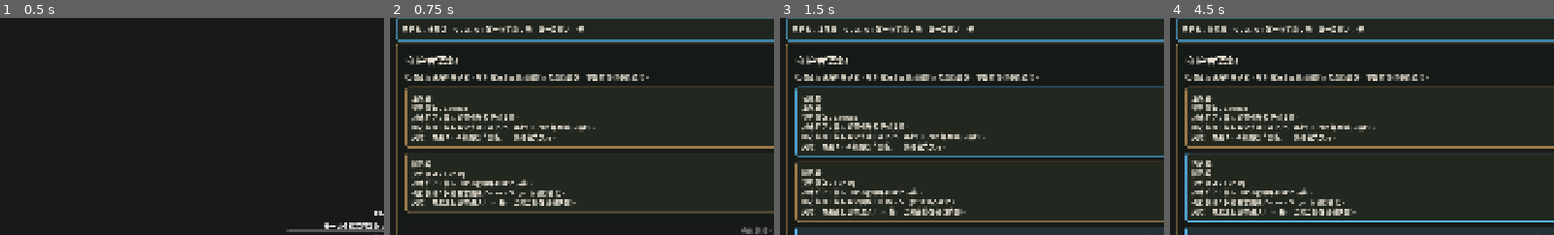
Above: before the commit, frames 1-4 (left to right).
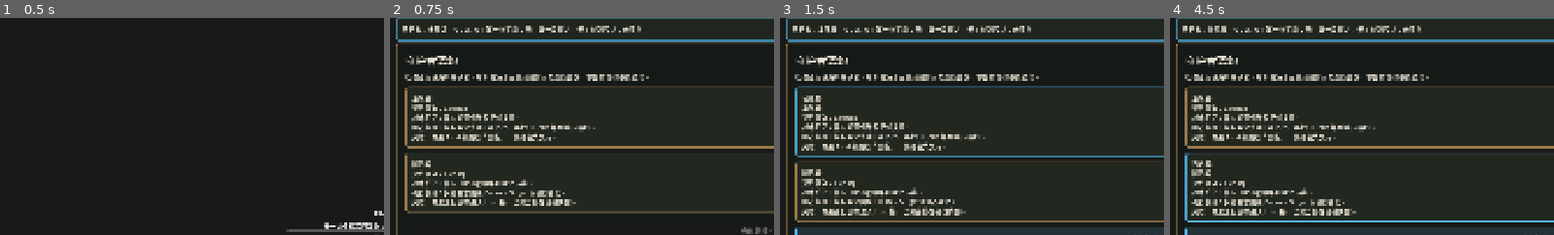
Above: after the commit, the same moments.

Repository: moxxxYc/planB
Game: Godot game, scene res://scenes/ui/main_menu.tscn
Two runs of this game, one before a commit and one after it. Both use one fixed random seed, a clock stepped at 60 frames per second and the inputs below.
Inputs:
- Up to frame 1 (0.5 s): no input
- Up to frame 2 (0.75 s): click "开始新短局" at 0.5 s
- Up to frame 3 (1.5 s): click "巢脉母 契约倾向：Launch 战术防守：偏向前置供给和路…" at 1.25 s
- Up to frame 4 (4.5 s): click "已选择 巢脉母 契约倾向：Launch 战术防守：偏向前置…" at 2 s; click "已选择 巢脉母 契约倾向：Launch 战术防守：偏向前置…" at 2.75 s; click "已选择 巢脉母 契约倾向：Launch 战术防守：偏向前置…" at 3.5 s; click "酸冠母 契约倾向：Tuning 战术防守：偏向 Tunin…" at 4.25 s
The pictures show only the part of the screen within x 0-50%, y 2-52%; the shares and areas given below are measured in that part.

Frame 1 is identical in both runs. In frame 2, 0.3% of the frame differs, in the area x 51-66%, y 3-7%; in frame 3, 0.3%; in frame 4, 0.3%.

Commit message:
feat: connect m3 counters to shop and run telemetry

Diff:
--- a/godot/scripts/model/run/run_session_model.gd
+++ b/godot/scripts/model/run/run_session_model.gd
@@ -23,6 +23,8 @@
 var battle_three_rest_count: int = 0
 var last_battle: String = ""
 var last_battle_result: String = ""
+var planned_counter_id: String = ""
+var counter_record: Dictionary = {}
 var result_record: Dictionary = {}
 
 func select_guardian(guardian_id: String) -> void:
@@ -78,6 +80,12 @@
 
 	reward_one_id = reward_id
 	current_node_id = NODE_BATTLE_2
+
+func set_planned_counter(counter_id: String) -> void:
+	planned_counter_id = counter_id
+
+func set_counter_record(record: Dictionary) -> void:
+	counter_record = record.duplicate(true)
 
 func buy_shop_item(modifier_id: String, cost: int) -> bool:
 	if current_node_id != NODE_SHOP_1:
@@ -159,3 +167,5 @@
 		"last_battle": last_battle,
 		"battle_result": last_battle_result,
 	}
+	for key: String in counter_record.keys():
+		result_record["counter1.%s" % key] = counter_record[key]
--- a/godot/scripts/run/battle_one_vertical.gd
+++ b/godot/scripts/run/battle_one_vertical.gd
@@ -27,6 +27,7 @@
 var counter_definition: Resource = null
 var counter_effect_applied: bool = false
 var no_deploy_timer: float = 0.0
+var last_deploy_elapsed: float = 0.0
 var stagger_warning_timer: float = 0.0
 var pool_polluter_insert_timer: float = 0.0
 var active_counter_record: Dictionary = {}
@@ -159,7 +160,9 @@
 
 	var entry: Dictionary = machine.pop_queue_entry()
 	lanes.apply_player_deploy(deploy.current_lane, entry)
-	no_deploy_timer = 0.0
+	if deploy.current_lane == "Left":
+		no_deploy_timer = 0.0
+		last_deploy_elapsed = elapsed
 	bridge_transfer_timer = BRIDGE_TRANSFER_DWELL_SECONDS
 	bridge_view.show_deploy_transfer(deploy.current_lane, entry)
 
@@ -200,6 +203,7 @@
 	counter_definition = null
 	counter_effect_applied = false
 	no_deploy_timer = 0.0
+	last_deploy_elapsed = 0.0
 	stagger_warning_timer = 0.0
 	pool_polluter_insert_timer = 0.0
 	active_counter_record = {}
@@ -254,7 +258,7 @@
 		return
 	if int(counter_state.get("trigger_count")) >= 2:
 		return
-	no_deploy_timer += delta
+	no_deploy_timer = maxf(0.0, elapsed - last_deploy_elapsed)
 	if no_deploy_timer >= 3.0 and stagger_warning_timer <= 0.0:
 		stagger_warning_timer = 3.0
 		lanes.set_lane_danger("Left", 2, "Stagger Punisher 队列空档预警")
@@ -265,6 +269,7 @@
 			counter_state.set("visible_effect", "Raider 因 Queue 空档出现")
 			counter_state.set("trigger_count", int(counter_state.get("trigger_count")) + 1)
 			no_deploy_timer = 0.0
+			last_deploy_elapsed = elapsed
 
 func _counter_definition_id() -> String:
 	if counter_definition == null:
--- a/godot/scripts/run/mvp_run_session.gd
+++ b/godot/scripts/run/mvp_run_session.gd
@@ -21,6 +21,7 @@
 var counter_defs: Dictionary = {}
 var next_counter_override: String = ""
 var planned_counter_id: String = ""
+var visible_shop_item_ids: Array[String] = []
 var hud_view = null
 var active_battle: BattleOneVertical = null
 var active_result_view = null
@@ -86,6 +87,7 @@
 		push_error("Unknown Reward 1 modifier: %s" % modifier_id)
 		return
 	session.choose_reward_one(modifier_id)
+	_ensure_planned_counter()
 	_render_current_node()
 
 func get_reward_one_id() -> String:
@@ -152,6 +154,8 @@
 		return
 	next_counter_override = counter_id
 	planned_counter_id = counter_id
+	visible_shop_item_ids = []
+	session.set_planned_counter(counter_id)
 
 func get_counter_scout_text() -> String:
 	_ensure_catalogs()
@@ -160,6 +164,36 @@
 	if definition == null:
 		return "反制侦测：暂无"
 	return String(definition.call("to_scout_text"))
+
+func get_visible_shop_item_ids() -> Array[String]:
+	_ensure_visible_shop_item_ids()
+	return visible_shop_item_ids.duplicate()
+
+func get_counter_record() -> Dictionary:
+	if active_battle != null and active_battle.has_method("get_active_counter_record"):
+		var active_record: Dictionary = active_battle.call("get_active_counter_record") as Dictionary
+		if not active_record.is_empty():
+			return active_record.duplicate(true)
+	return session.counter_record.duplicate(true)
+
+func get_active_counter_banner_text() -> String:
+	if active_battle != null and active_battle.has_method("get_active_counter_banner_text"):
+		return String(active_battle.call("get_active_counter_banner_text"))
+	return "反制：无"
+
+func get_active_machine_log_text() -> String:
+	if active_battle != null and active_battle.has_method("get_active_machine_log_text"):
+		return String(active_battle.call("get_active_machine_log_text"))
+	return ""
+
+func get_lane_button_text(lane: String) -> String:
+	if active_battle != null and active_battle.has_method("get_lane_button_text"):
+		return String(active_battle.call("get_lane_button_text", lane))
+	return ""
+
+func advance_active_battle_for_verifier(seconds: float) -> void:
+	if active_battle != null and active_battle.has_method("advance_for_verifier"):
+		active_battle.call("advance_for_verifier", seconds)
 
 func get_result_summary_text() -> String:
 	if active_result_view != null:
@@ -215,7 +249,12 @@
 	view.shop_item_bought.connect(_on_shop_item_bought)
 	view.rest_bought.connect(_on_rest_bought)
 	view.confirmed.connect(_on_shop_rest_confirmed)
-	view.render(shop_defs, session, p_hide_shop)
+	var visible_ids: Array[String] = []
+	var scout_text: String = ""
+	if not p_hide_shop:
+		visible_ids = get_visible_shop_item_ids()
+		scout_text = get_counter_scout_text()
+	view.render(shop_defs, session, p_hide_shop, visible_ids, scout_text)
 
 func _show_result() -> void:
 	var view = RunResultViewScript.new()
@@ -264,6 +303,10 @@
 	if not _is_battle_node(session.current_node_id):
 		push_error("Cannot complete non-battle run node: %s" % session.current_node_id)
 		return
+	if active_battle != null and active_battle.has_method("get_active_counter_record"):
+		var record: Dictionary = active_battle.call("get_active_counter_record") as Dictionary
+		if not record.is_empty():
+			session.set_counter_record(record)
 	session.complete_battle(battle_result)
 	_render_current_node()
 
@@ -449,6 +492,28 @@
 			"补洞",
 			4,
 			"Queue 空档有补强读法，让部署节奏更容易被看懂。"
+		),
+		"junk_sieve": _make_modifier(
+			"junk_sieve",
+			"Junk Sieve",
+			ModifierDefinition.SourceType.SHOP,
+			"Launch",
+			"Launch.Pool.junk_filter",
+			"过滤 Pool 头部 Junk",
+			"补洞",
+			4,
+			"回应 Pool 污染：Junk 发射前被筛掉，减少无效结算。"
+		),
+		"muster_pair": _make_modifier(
+			"muster_pair",
+			"Muster Pair",
+			ModifierDefinition.SourceType.SHOP,
+			"Unit",
+			"Unit.Queue.same_slot_pair",
+			"同槽成对出兵",
+			"转向",
+			5,
+			"让 Unit 轴从单个队列条目转向成对释放。"
 		),
 	}
 
@@ -542,12 +607,39 @@
 	return definition
 
 func _ensure_planned_counter() -> void:
-	if not planned_counter_id.is_empty() and counter_defs.has(planned_counter_id):
-		return
+	if not planned_counter_id.is_empty():
+		if counter_defs.has(planned_counter_id):
+			session.set_planned_counter(planned_counter_id)
+			return
+		planned_counter_id = ""
 	if not next_counter_override.is_empty() and counter_defs.has(next_counter_override):
 		planned_counter_id = next_counter_override
-		return
-	planned_counter_id = "pool_polluter"
+	elif session.reward_one_id == "pool_pocket":
+		planned_counter_id = "pool_polluter"
+	elif session.reward_one_id == "slot_primer":
+		planned_counter_id = "stagger_punisher"
+	else:
+		planned_counter_id = "echo_breaker"
+	session.set_planned_counter(planned_counter_id)
+
+func _ensure_visible_shop_item_ids() -> void:
+	if not visible_shop_item_ids.is_empty():
+		return
+	_ensure_planned_counter()
+	var ids: Array[String] = []
+	var counter: Resource = counter_defs.get(planned_counter_id, null) as Resource
+	if counter != null:
+		var patch_ids: Array = counter.get("patch_ids") as Array
+		for patch_id_variant: Variant in patch_ids:
+			var patch_id: String = String(patch_id_variant)
+			if shop_defs.has(patch_id) and not ids.has(patch_id):
+				ids.append(patch_id)
+	for fallback_id: String in ["front_recycle", "surge_buffer", "queue_brace", "muster_pair", "junk_sieve"]:
+		if ids.size() >= 3:
+			break
+		if shop_defs.has(fallback_id) and not ids.has(fallback_id):
+			ids.append(fallback_id)
+	visible_shop_item_ids = ids.slice(0, 3)
 
 func _selected_modifier_marker_text() -> String:
 	var markers := PackedStringArray()
@@ -564,11 +656,22 @@
 	return "本局机器修正：%s" % ", ".join(markers)
 
 func _battle_modifier_payload() -> Dictionary:
-	return {
+	var payload: Dictionary = {
 		"slot_primer": {
 			"slot_id": 1,
 		},
 	}
+	if not session.reward_one_id.is_empty():
+		_ensure_planned_counter()
+	if not planned_counter_id.is_empty() and counter_defs.has(planned_counter_id):
+		payload["counter_definition"] = counter_defs[planned_counter_id]
+		payload["counter_response_link"] = _counter_response_link()
+	return payload
+
+func _counter_response_link() -> String:
+	if session.shop_purchase_id.is_empty():
+		return "无"
+	return _modifier_name(session.shop_purchase_id, shop_defs)
 
 func _build_result_summary_text() -> String:
 	return "守护者：%s\n第一次奖励：%s\n第一次商店：%s\nGold：%d\n休息：第一次商店 %d 次，战斗 3 后 %d 次\n最后战斗：%s\n结果：%s\n下一步：M2 到此结束，等待后续里程碑确认。" % [
--- a/godot/scripts/ui/run/run_hud_view.gd
+++ b/godot/scripts/ui/run/run_hud_view.gd
@@ -15,11 +15,12 @@
 	shop_defs: Dictionary
 ) -> void:
 	_ensure_label()
-	summary_label.text = "守护者：%s | Gold：%d | 第一次奖励：%s | 第一次商店：%s" % [
+	summary_label.text = "守护者：%s | Gold：%d | 第一次奖励：%s | 第一次商店：%s | 侦测反制：%s" % [
 		_guardian_name(session.selected_guardian_id, guardian_defs),
 		session.gold,
 		_modifier_name(session.reward_one_id, reward_defs),
 		_modifier_name(session.shop_purchase_id, shop_defs),
+		_counter_name(session.planned_counter_id),
 	]
 
 func get_text() -> String:
@@ -73,3 +74,14 @@
 	if definition == null:
 		return modifier_id
 	return definition.display_name
+
+func _counter_name(counter_id: String) -> String:
+	match counter_id:
+		"pool_polluter":
+			return "Pool Polluter"
+		"echo_breaker":
+			return "Echo Breaker"
+		"stagger_punisher":
+			return "Stagger Punisher"
+		_:
+			return "未侦测"
--- a/godot/scripts/ui/run/shop_rest_view.gd
+++ b/godot/scripts/ui/run/shop_rest_view.gd
@@ -14,14 +14,22 @@
 var shop_defs: Dictionary = {}
 var session: RunSessionModel = null
 var hide_shop: bool = false
+var visible_shop_item_ids: Array[String] = []
 
 func _ready() -> void:
 	add_theme_constant_override("separation", 12)
 
-func render(p_shop_defs: Dictionary, p_session: RunSessionModel, p_hide_shop: bool = false) -> void:
+func render(
+	p_shop_defs: Dictionary,
+	p_session: RunSessionModel,
+	p_hide_shop: bool = false,
+	p_visible_ids: Array[String] = [],
+	p_counter_scout_text: String = ""
+) -> void:
 	shop_defs = p_shop_defs
 	session = p_session
 	hide_shop = p_hide_shop
+	visible_shop_item_ids = p_visible_ids.duplicate()
 	_clear_children()
 
 	add_child(_make_label("休整", 26))
@@ -29,6 +37,8 @@
 		add_child(_make_label("战斗 3 后只开放守护者休息，然后进入本次 M2 结果。", 16))
 	else:
 		add_child(_make_label("第一次商店：最多购买 1 个中立机器修正。休息独立计算，不占商店购买名额。", 16))
+		if not p_counter_scout_text.is_empty():
+			add_child(_make_label("反制侦测：%s" % p_counter_scout_text, 15))
 		_render_shop_items()
 
 	_render_rest()
@@ -43,7 +53,8 @@
 	return definition.to_card_text()
 
 func _render_shop_items() -> void:
-	for modifier_id: String in SHOP_ORDER:
+	var ordered_ids: Array[String] = visible_shop_item_ids if not visible_shop_item_ids.is_empty() else SHOP_ORDER
+	for modifier_id: String in ordered_ids:
 		if not shop_defs.has(modifier_id):
 			continue
 		var definition: ModifierDefinition = shop_defs[modifier_id] as ModifierDefinition
